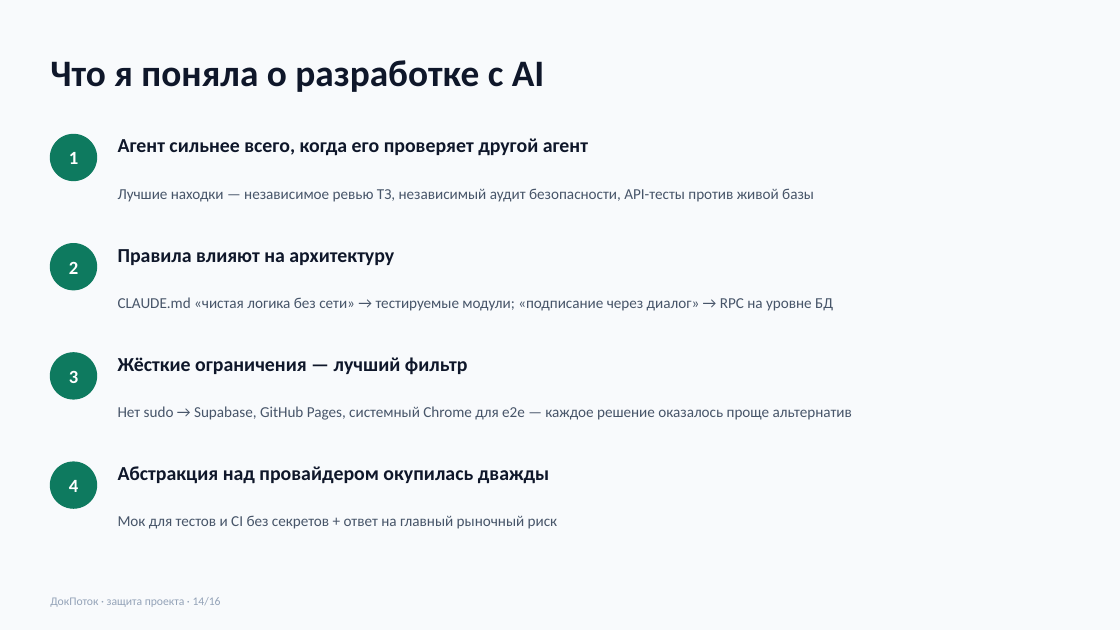
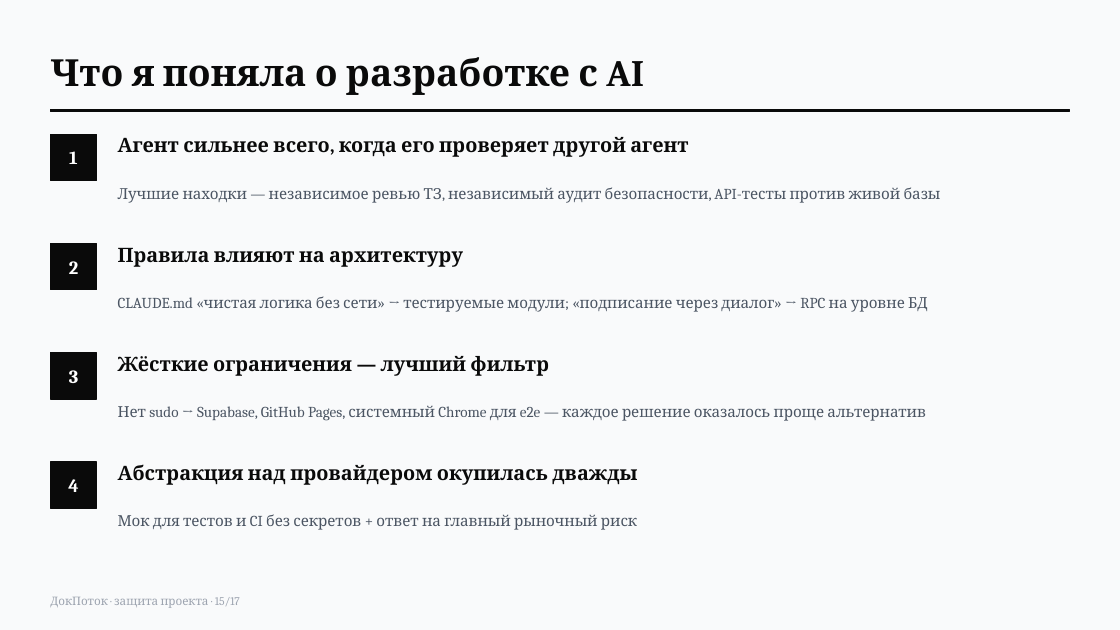
Before and after one commit to topchiiaa-eng/docflow, a slide deck: slide 15 of docs/presentation.pptx (slide 14 before the commit). Drawn at 1120x630 pixels with LibreOffice and Linux fonts; fonts in the diff are those of the drawing. Boxes give left, top, right and bottom in pixels: in the first picture for what was removed or moved away, otherwise in the second. Text is boxed around its words. In the diff, an @@ line names an element or a change of style, - is before the commit and + after.

```diff
--- a/docs/presentation.pptx
+++ b/docs/presentation.pptx
@@ background #F8FAFC to #F9FAFB @@
@@ rectangle added at bbox=[50, 109, 1070, 112], fill #0A0A0A, outline #0A0A0A 1 pt @@
@@ ellipse removed at bbox=[50, 134, 97, 181] @@
@@ rectangle added at bbox=[50, 134, 97, 181], fill #0A0A0A, outline #0A0A0A 1 pt @@
@@ ellipse removed at bbox=[50, 244, 97, 290] @@
@@ rectangle added at bbox=[50, 244, 97, 290], fill #0A0A0A, outline #0A0A0A 1 pt @@
@@ ellipse removed at bbox=[50, 353, 97, 399] @@
@@ rectangle added at bbox=[50, 353, 97, 399], fill #0A0A0A, outline #0A0A0A 1 pt @@
@@ font Calibri to Cambria in 4 elements at bbox=[69, 151, 78, 164], bbox=[69, 261, 78, 274], bbox=[69, 370, 78, 383], bbox=[68, 479, 78, 492] @@
@@ ellipse removed at bbox=[50, 462, 97, 508] @@
@@ rectangle added at bbox=[50, 462, 97, 508], fill #0A0A0A, outline #0A0A0A 1 pt @@
@@ font Calibri to Cambria, text colour #0F172A to #0A0A0A in 5 elements at bbox=[50, 57, 644, 95], bbox=[118, 137, 688, 157], bbox=[118, 247, 463, 267], bbox=[118, 356, 549, 376], bbox=[118, 464, 637, 485] @@
@@ font Calibri to Cambria, text colour #475569 to #4B5563 in 4 elements at bbox=[118, 187, 941, 203], bbox=[118, 296, 927, 312], bbox=[118, 405, 926, 421], bbox=[118, 514, 637, 530] @@
@@ text at bbox=[50, 597, 240, 608]: text changed; font Calibri to Cambria; text colour #94A3B8 to #9CA3AF @@
-ДокПоток · защита проекта · 14/16
+ДокПоток · защита проекта · 15/17
```
Also in this commit, not shown: 15 other slides changed, 1 slide added, 12 other files.
